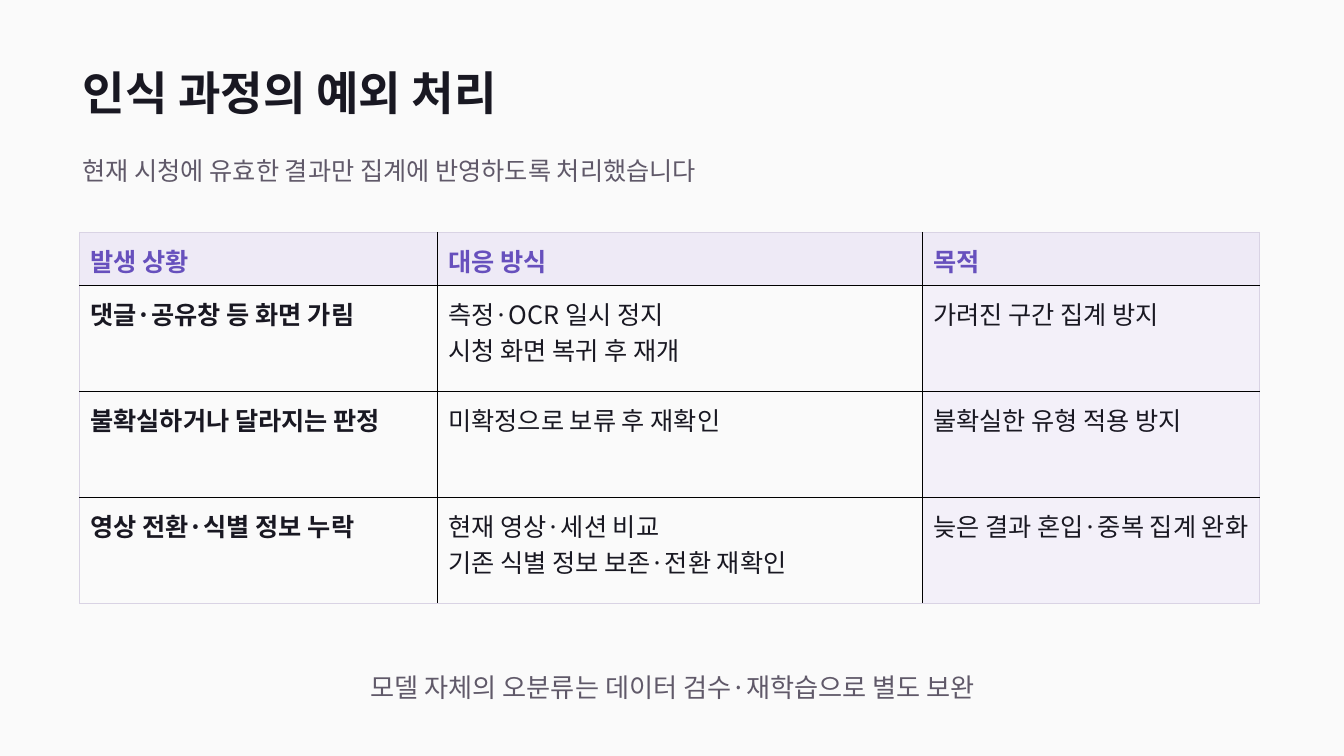
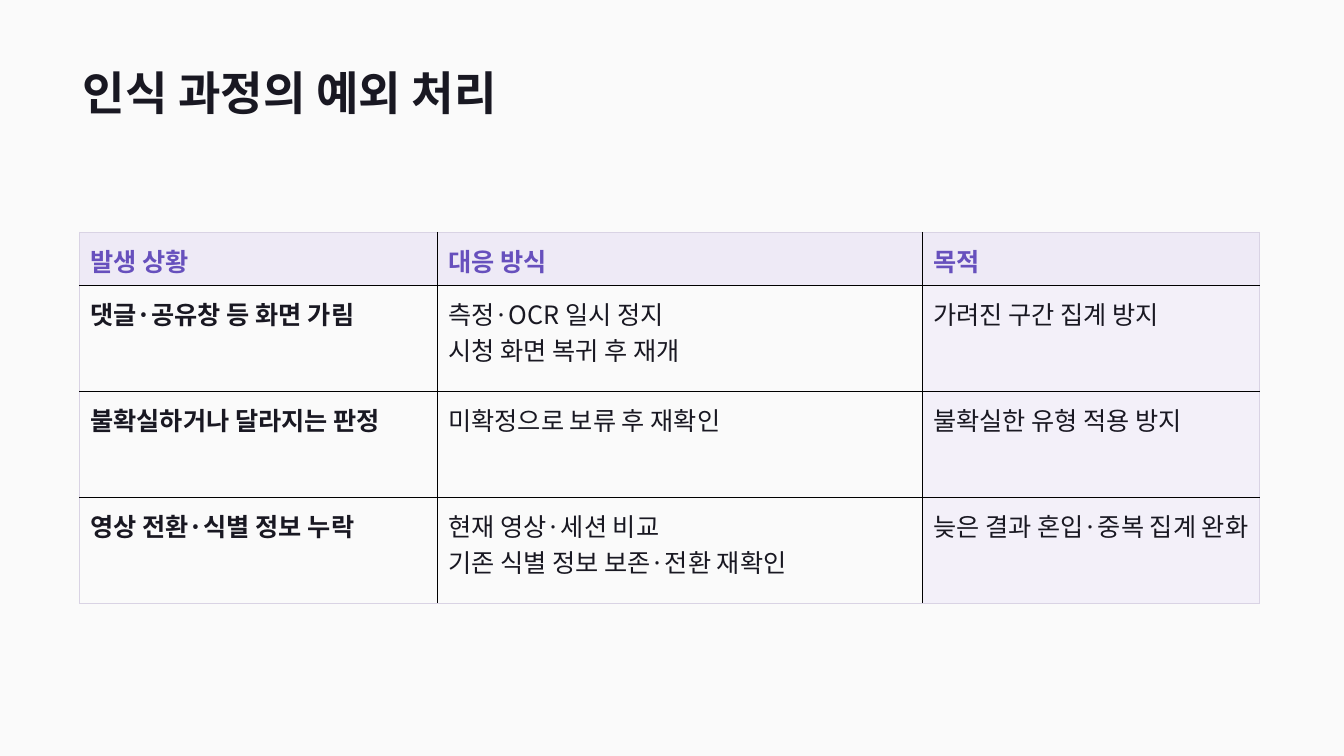
Before and after one commit to Spearoad/DopamineCut, a slide deck: slide 10 of Application/26-2/DopamineCut_최종발표.pptx. Drawn at 1344x756 pixels with LibreOffice and Linux fonts; fonts in the diff are those of the drawing. Boxes give left, top, right and bottom in pixels: in the first picture for what was removed or moved away, otherwise in the second. Text is boxed around its words. In the diff, an @@ line names an element or a change of style, - is before the commit and + after.

```diff
--- a/Application/26-2/DopamineCut_최종발표.pptx
+++ b/Application/26-2/DopamineCut_최종발표.pptx
@@ text removed at (x1=83, y1=159, x2=696, y2=182) @@
-현재 시청에 유효한 결과만 집계에 반영하도록 처리했습니다
@@ text removed at (x1=370, y1=675, x2=975, y2=699) @@
-모델 자체의 오분류는 데이터 검수·재학습으로 별도 보완
```
Also in this commit, not shown: 4 other slides changed, 1 slide added, 1 slide removed.
